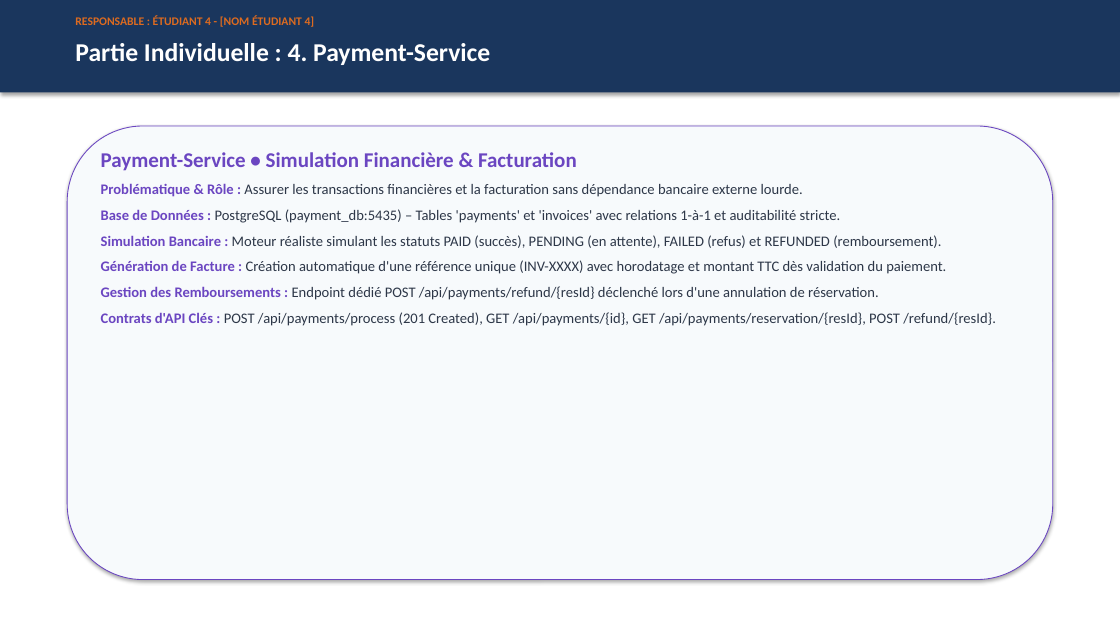
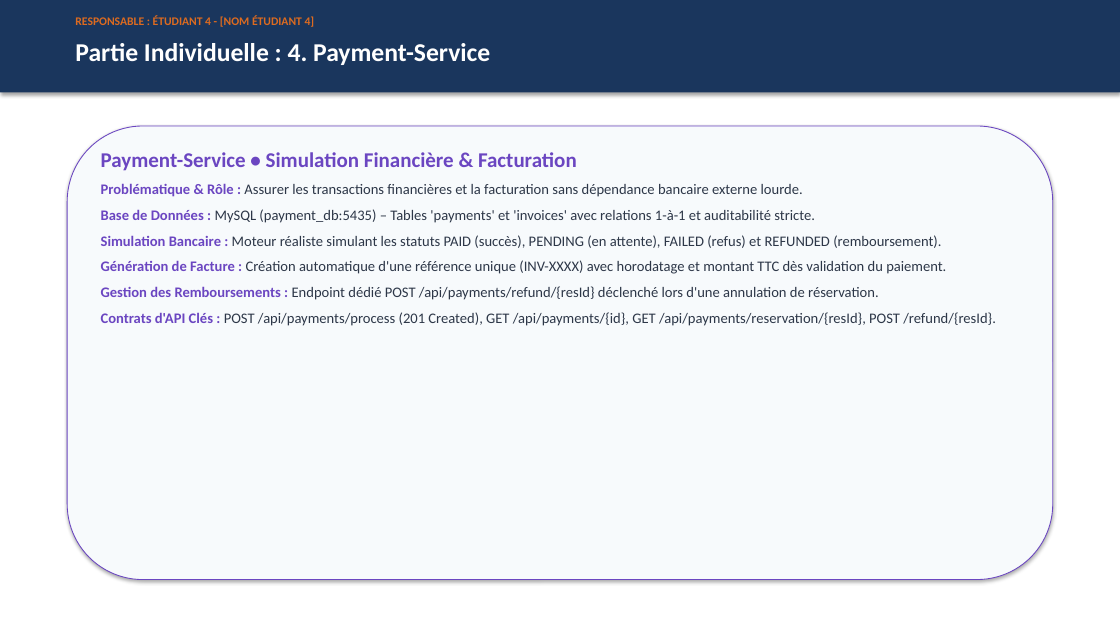
Before and after one commit to rayansayari/awd, a slide deck: slide 10 of Documentation/Presentation/Presentation_Seance4_CarRental.pptx. Drawn at 1120x630 pixels with LibreOffice and Linux fonts; fonts in the diff are those of the drawing. Boxes give left, top, right and bottom in pixels: in the first picture for what was removed or moved away, otherwise in the second. Text is boxed around its words. In the diff, an @@ line names an element or a change of style, - is before the commit and + after.

```diff
--- a/Documentation/Presentation/Presentation_Seance4_CarRental.pptx
+++ b/Documentation/Presentation/Presentation_Seance4_CarRental.pptx
@@ text at [101, 209, 815, 223]: text changed @@
-Base de Données : PostgreSQL (payment_db:5435) – Tables 'payments' et 'invoices' avec relations 1-à-1 et auditabilité stricte.
+Base de Données : MySQL (payment_db:5435) – Tables 'payments' et 'invoices' avec relations 1-à-1 et auditabilité stricte.
```
Also in this commit, not shown: 7 other slides changed, 34 other files.
